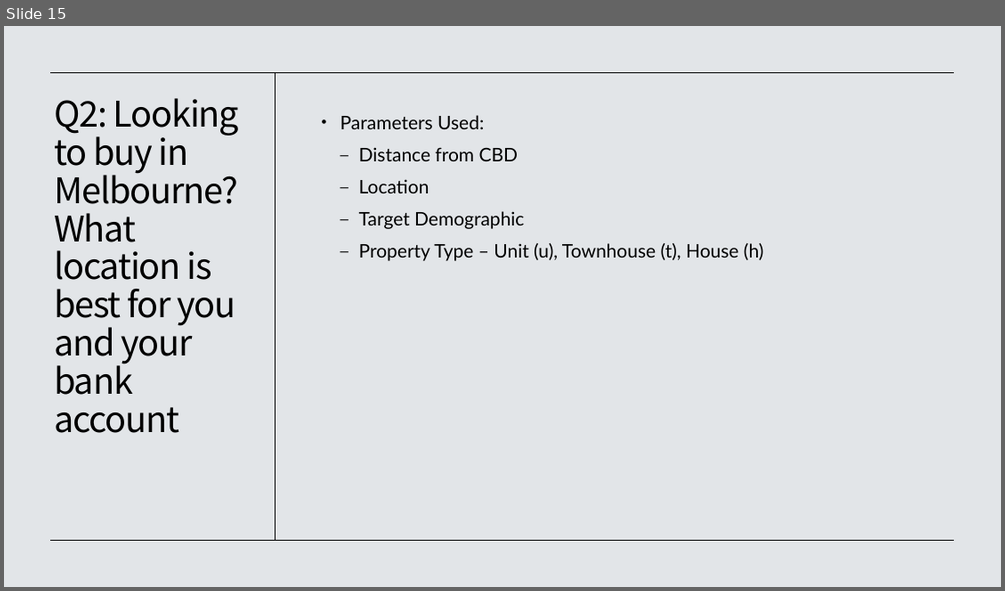
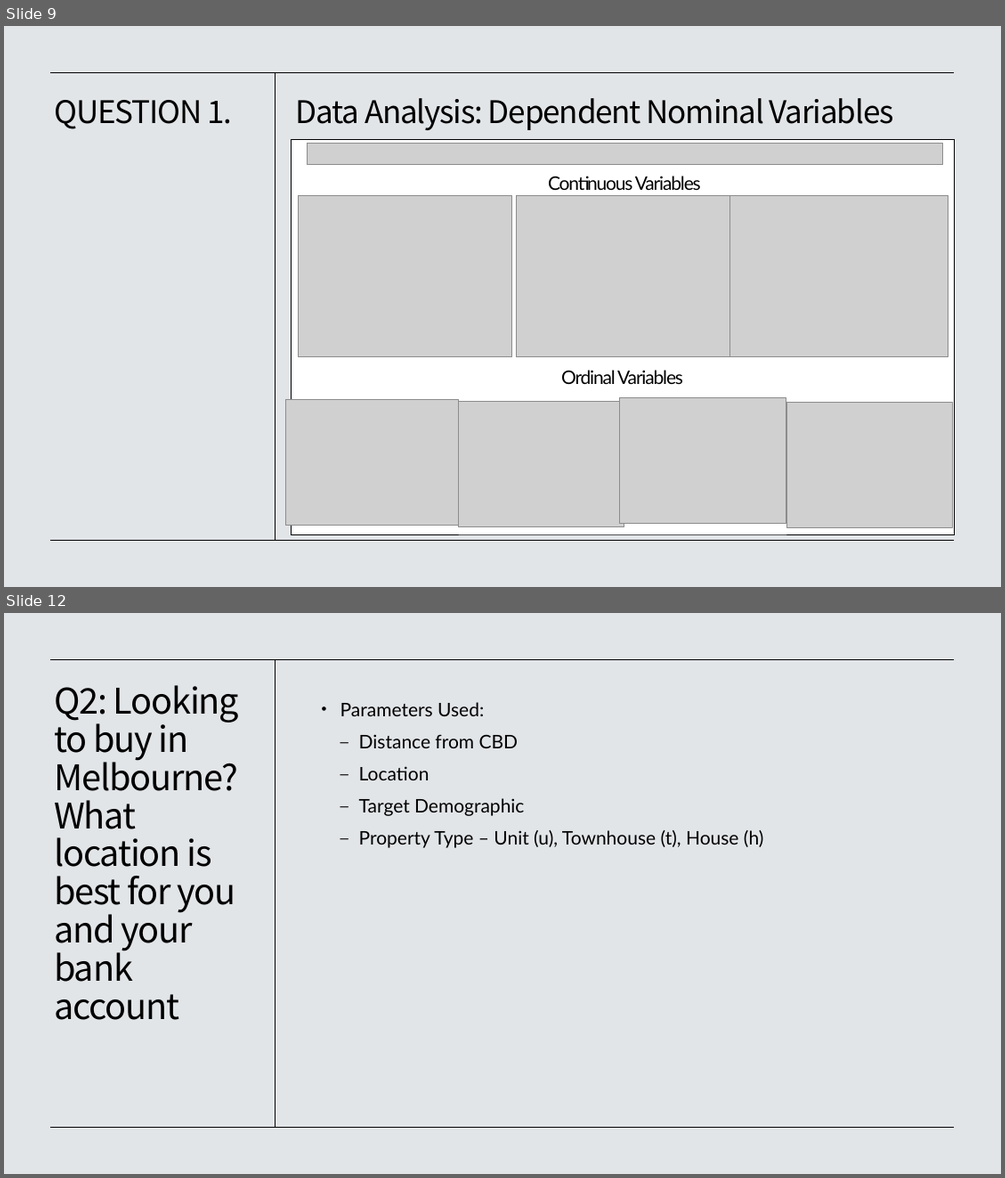
Before and after one commit to Kopixx/Project-1, a slide deck: Project 1 Presentation Slides.pptx. Shown one above the other, each under a label of ours: slide 15 before the commit, slides 9 and 12 after it; the slides between them are not shown. The pictures are 1005x591 and 1005x1178 pixels, drawn with LibreOffice and Linux fonts; fonts in the diff are those of the drawing; grey boxes stand for pictures. Boxes give left, top, right and bottom in pixels: in the first picture for what was removed or moved away, otherwise in the second. Text is boxed around its words. In the diff, an @@ line names an element or a change of style, - is before the commit and + after.

```diff
--- a/Project 1 Presentation Slides.pptx
+++ b/Project 1 Presentation Slides.pptx
@@ slide 9 added at (4, 26, 1001, 587), background #E2E5E8 @@
@@ line added from (955, 72) to (51, 72), #000000 0.5 pt @@
@@ line added from (275, 72) to (275, 540), #000000 0.5 pt @@
@@ title added at (54, 100, 232, 129), 30 pt, text #000000 @@
+QUESTION 1.
@@ text added at (296, 98, 894, 130), 30 pt, text #000000 @@
+Data Analysis: Dependent Nominal Variables
@@ rectangle added at (291, 140, 955, 534), fill #FFFFFF, outline #000000 0.5 pt @@
@@ picture added at (307, 143, 942, 164) @@
@@ text added at (548, 176, 701, 190), 18 pt, text #000000 @@
+Continuous Variables
@@ picture added at (299, 196, 512, 357) @@
@@ picture added at (517, 196, 730, 357) @@
@@ picture added at (729, 196, 947, 357) @@
@@ text added at (561, 370, 683, 384), 18 pt, text #000000 @@
+Ordinal Variables
@@ picture added at (619, 398, 785, 524) @@
@@ picture added at (286, 400, 459, 525) @@
@@ picture added at (458, 402, 624, 527) @@
@@ picture added at (787, 402, 953, 528) @@
@@ line added from (955, 540) to (51, 540), #000000 0.5 pt @@
@@ what was slide 15 is now slide 12 @@
```
Also in this commit, not shown: 3 slides changed, 7 other slides added, 11 slides removed.
